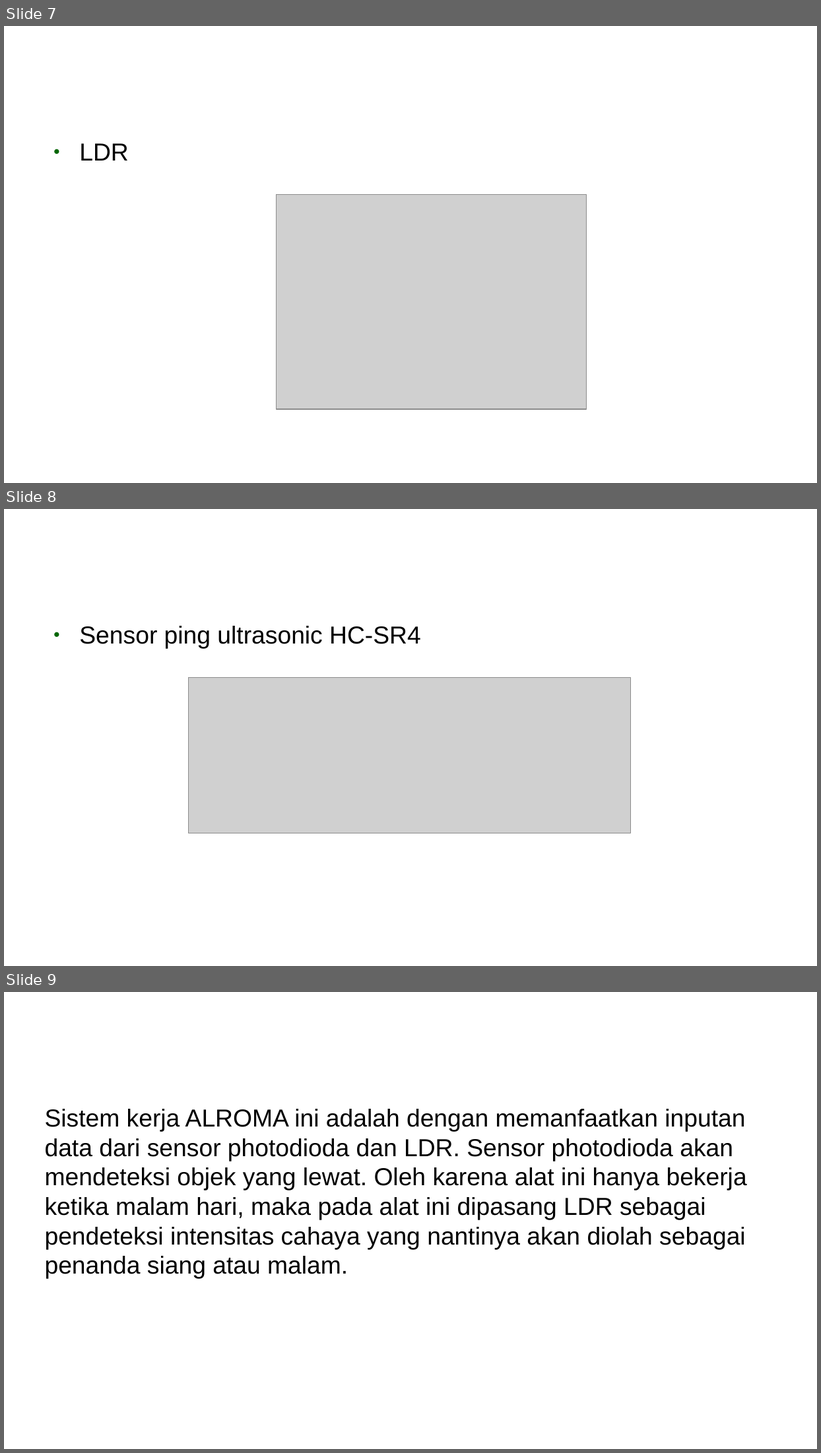
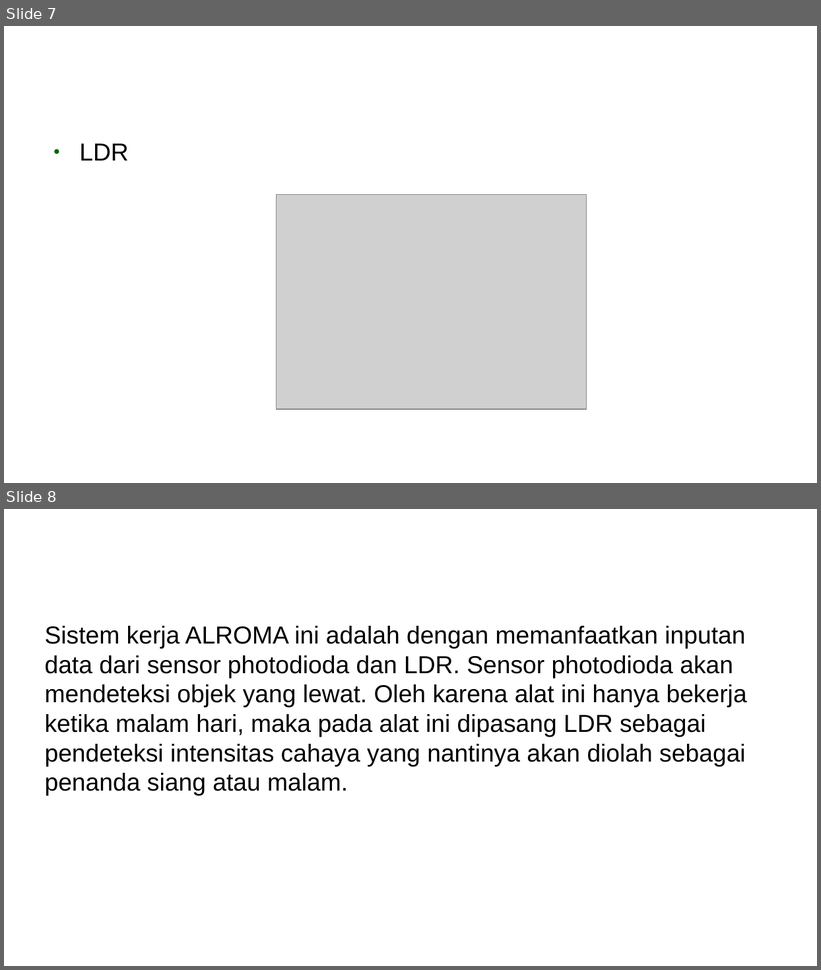
Before and after one commit to budiyona/PROTEK2018, a slide deck: Berkas/ppt-protek.odp. Shown one above the other, each under a label of ours: slides 7, 8 and 9 before the commit, slides 7 and 8 after it. The pictures are 821x1453 and 821x970 pixels, drawn with LibreOffice and Linux fonts; fonts in the diff are those of the drawing; grey boxes stand for pictures; background and template pictures are left out. Boxes give left, top, right and bottom in pixels: in the first picture for what was removed or moved away, otherwise in the second. Text is boxed around its words. In the diff, an @@ line names an element or a change of style, - is before the commit and + after.

```diff
--- a/Berkas/ppt-protek.odp
+++ b/Berkas/ppt-protek.odp
@@ slide 8 removed at (4,509,817,966), background picture (left out) @@
@@ text removed at (79,626,421,649) @@
-● Sensor ping ultrasonic HC-SR4
@@ picture removed at (188,678,631,834) @@
@@ what was slide 9 is now slide 8 @@
```
Also in this commit, not shown: 2 other files.
